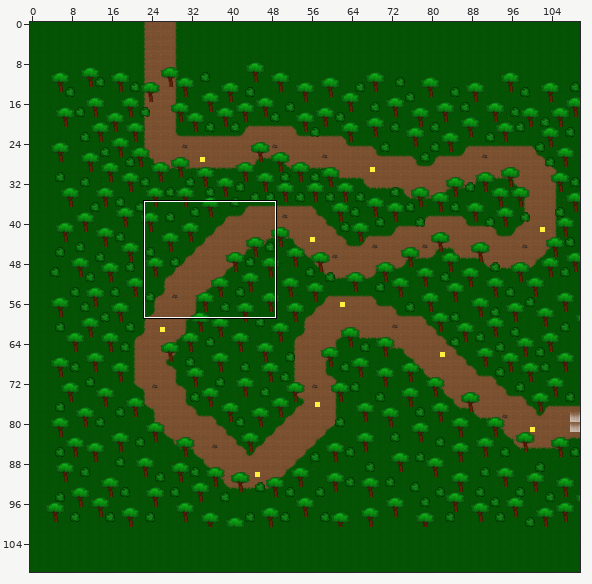
An edit to a level. Tiled map, Level 1.tmx. Above: a wide view before the commit, with the close-up outlined.
Close-up. Earlier state:
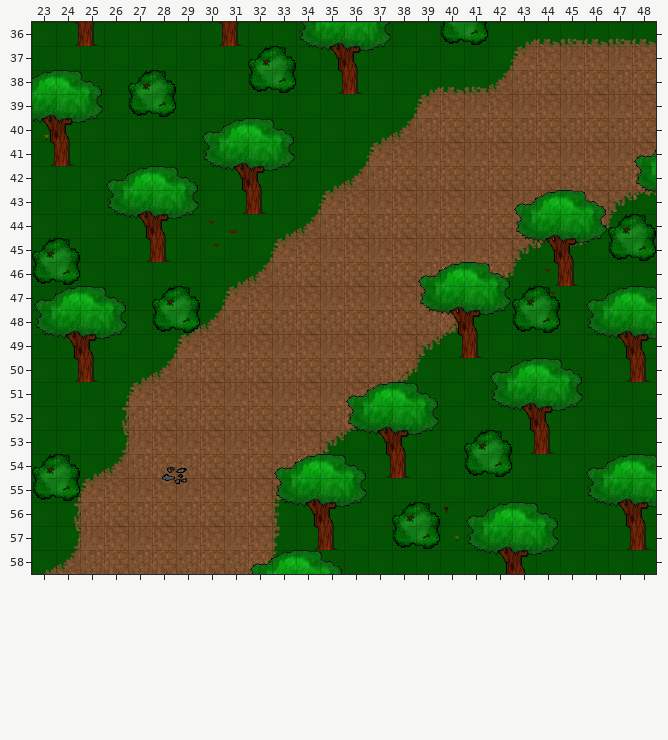
Cells are 32x32 px. Shown: x 23..48, y 36..58. The commit also changed other parts of the map, which this record leaves out.
New version:
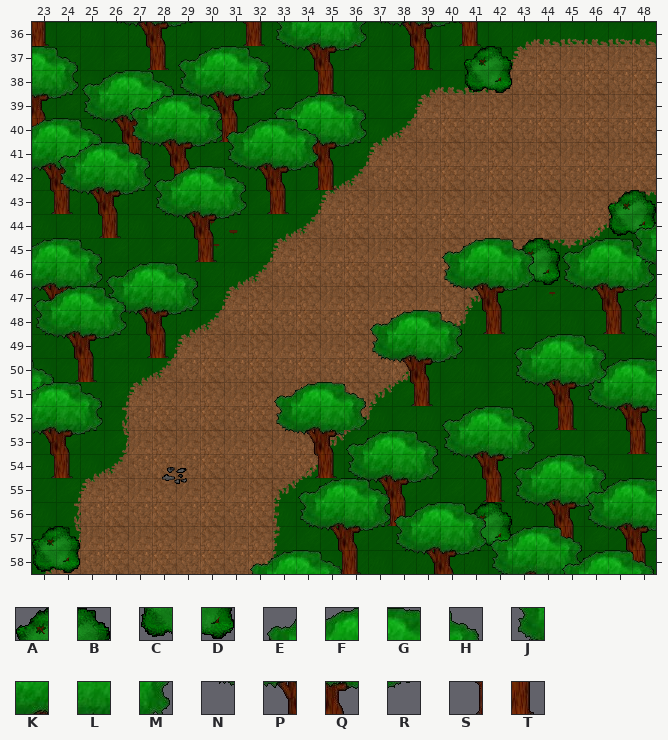
Key: from "Bush": A 0, B 1, C 2, D 3; from "Oak": E 0, F 1, G 2, H 3, J 4, K 5, L 6, M 7, N 8, P 9, Q 10, R 11, S 13, T 14.
_ is an empty cell, . an unchanged one.
Tiles of an added or newly shown layer are drawn over the layers below it.
The edit:
--- layer "Tree/Bush" (removed)
@@ x 23..48 @@
-36 .ST....ST..JKLM..CD.......
-37 .........ABNPQR...........
-38 FGH.AB...CD.ST............
-39 KLM.CD....................
-40 PQR....EFGH...............
-41 ST.....JKLM..............E
-42 ...EFGHNPQR..............J
-43 ...JKLM.ST..........EFGH.N
-44 ...NPQR.............JKLMAB
-45 AB..ST..............NPQRCD
-46 CD..............EFGH.ST...
-47 EF.H.AB.........JKLMAB.EFG
-48 .....CD.........NPQRCD.JKL
-49 .................ST....NPQ
-50 ...................EFGH.ST
-51 .............EFGH..JKLM...
-52 .............JKLM..NPQR...
-53 .............NPQR.ABST....
-54 AB........EFGHST..CD...EFG
-55 CD........JKLM.........JKL
-56 ..........NPQR.AB.EFGH.NPQ
-57 ...........ST..CD.JKLM..ST
-58 ............H.....NPQR....
+36 .__....__..____..__.......
+37 .........______...........
+38 ___.__...__.__............
+39 ___.__....................
+40 ___....____...............
+41 __.....____.............._
+42 ...________.............._
+43 ...____.__..........____._
+44 ...____.............______
+45 __..__..............______
+46 __..............____.__...
+47 __._.__.........______.___
+48 .....__.........______.___
+49 .................__....___
+50 ...................____.__
+51 .............____..____...
+52 .............____..____...
+53 .............____.____....
+54 __........______..__...___
+55 __........____.........___
+56 ..........____.__.____.___
+57 ...........__..__.____..__
+58 ............_.....____....
--- layer "Trees/Bushes a" (added)
@@ x 23..48 @@
-37 __....____........__......
-38 __________........__......
-39 ______________............
-40 _.___..__.____............
-41 ...__......___............
-42 ...........__.............
-43 ........................__
-44 ........................__
-45 ___.................______
-46 _______.............______
-47 __.____...............____
-48 ....___................__.
-49 ....__....................
-50 .......................___
-51 ..........____.........___
-52 ..........____...____..___
-53 ..........___________...__
-54 ..........._____________..
-55 .............____.______..
-56 ..............__..______..
-57 __................__.__...
-58 __........................
+37 GH....EFGH........AB......
+38 LMEFGHJKLM........CD......
+39 QRJKLMNPQREFGH............
+40 T.NPQ..ST.JKLM............
+41 ...ST......PQR............
+42 ...........ST.............
+43 ........................AB
+44 ........................CD
+45 FGH.................ABEFGH
+46 KLMEFGH.............CDJKLM
+47 PQ.JKLM...............NPQR
+48 ....PQR................ST.
+49 ....ST....................
+50 .......................EFG
+51 ..........EFGH.........JKL
+52 ..........JKLM...EFGH..NPQ
+53 ..........NPQEFGHJKLM...ST
+54 ...........STJKLMNPQEFGH..
+55 .............NPQR.STJKLM..
+56 ..............ST..ABNPQR..
+57 AB................CD.ST...
+58 CD........................
--- layer "Trees b" (added)
@@ x 31..41 @@
-36 __..._...__
+36 ST...T...ST
@@ x 23..48 @@
-39 ....____..................
-40 ___.________..............
-41 ___.________..............
-42 __...__.____..............
-43 __.......__...............
-44 ........................._
-45 .................____...._
-46 .................____...._
-47 __._.............____.....
-48 ..............______......
-49 ..............____........
-50 _.............____........
-51 _..............__.........
+39 ....EFGH..................
+40 FGH.JKLMEFGH..............
+41 KLM.NPQRJKLM..............
+42 PQ...ST.NPQR..............
+43 ST.......ST...............
+44 .........................E
+45 .................EFGH....J
+46 .................JKLM....N
+47 EF.H.............NPQR.....
+48 ..............EFGHST......
+49 ..............JKLM........
+50 H.............NPQR........
+51 M..............ST.........
@@ x 34..48 @@
-55 ____........___
-56 ________....___
-57 _______________
-58 .__.________.__
+55 EFGH........EFG
+56 JKLMEFGH....JKL
+57 NPQRJKLMEFGHNPQ
+58 .ST.NPQRJKLM.ST
--- layer "Trees c" (added)
@@ x 23..40 @@
-36 _..____...________
-37 ....__....____.__.
-38 ...........__.....
+36 T..NPQR...JKLMNPQR
+37 ....ST....NPQR.ST.
+38 ...........ST.....
@@ x 24..31 @@
-41 ____....
-42 ________
-43 ________
-44 .__.____
-45 .....__.
+41 EFGH....
+42 JKLMEFGH
+43 NPQRJKLM
+44 .ST.NPQR
+45 .....ST.
@@ x 23..48 @@
-47 ........................._
-48 ........................._
-49 ....................____._
-50 ....................____..
-51 ___.................____..
-52 ___..................__...
-53 ___.......................
-54 __........................
+47 .........................E
+48 .........................J
+49 ....................EFGH.N
+50 ....................JKLM..
+51 FGH.................NPQR..
+52 KLM..................ST...
+53 PQR.......................
+54 ST........................
@@ x 35..48 @@
-58 _.........____
+58 H.........EFGH
Boxes around the changes in both close-ups, in picture pixels (x1, y1, x2, y2):
changed: (32, 22, 656, 574)
